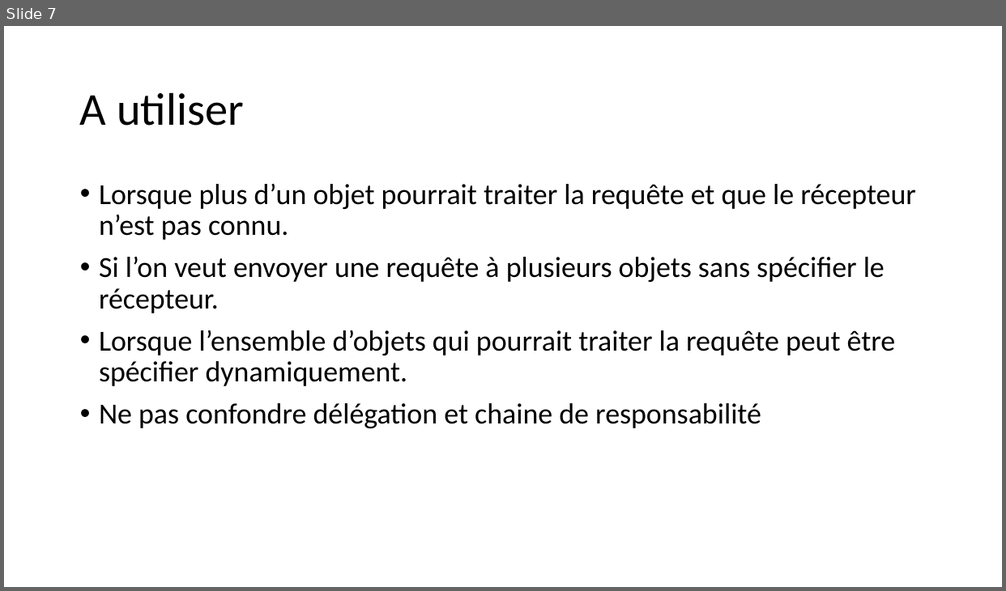
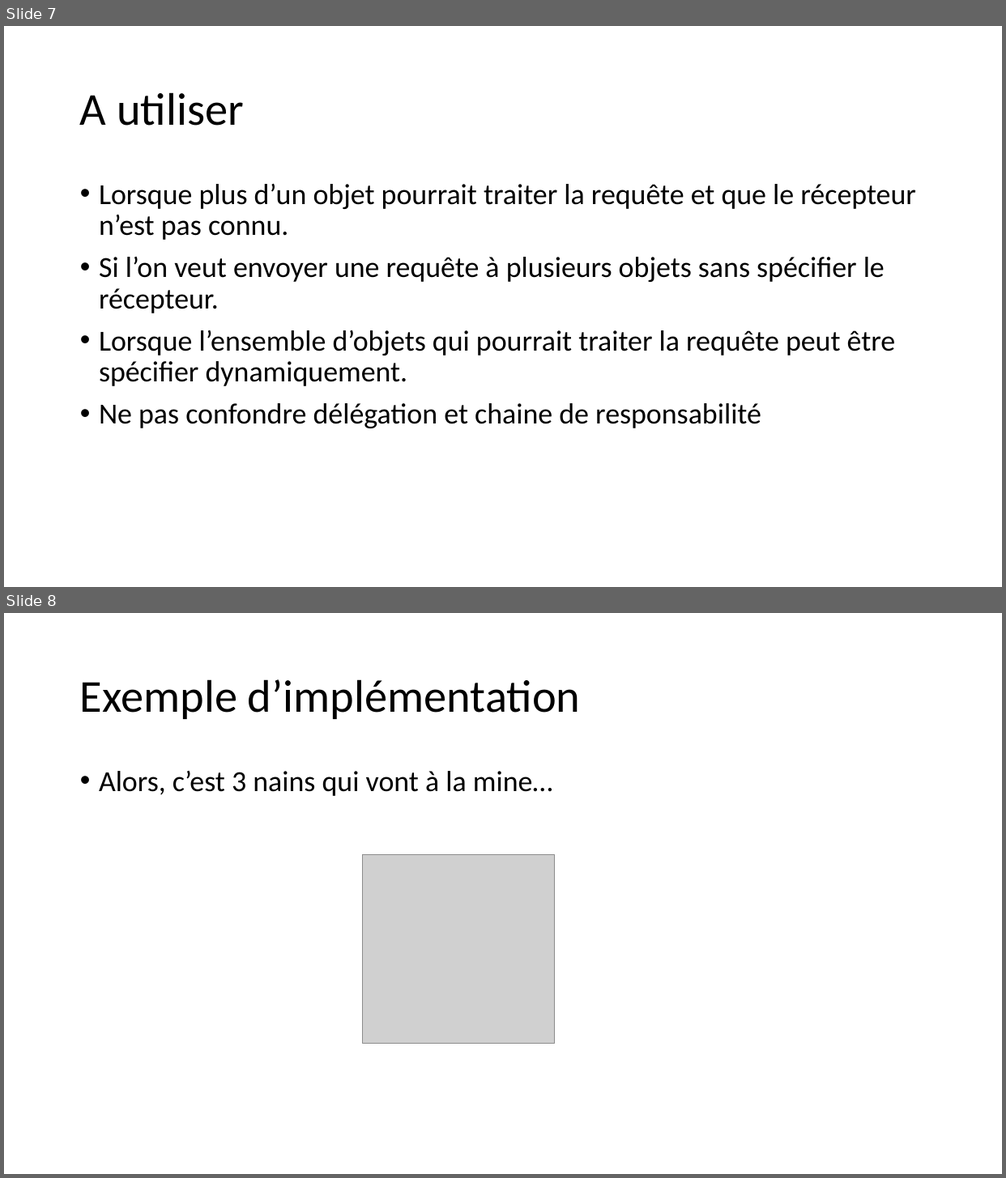
Before and after one commit to FontaineRiant/CoRe, a slide deck: presentation/chaine_responsabilite.pptx. Shown one above the other, each under a label of ours: slide 7 before the commit, slides 7 and 8 after it. The pictures are 1006x591 and 1006x1178 pixels, drawn with LibreOffice and Linux fonts; fonts in the diff are those of the drawing; grey boxes stand for pictures. Boxes give left, top, right and bottom in pixels: in the first picture for what was removed or moved away, otherwise in the second. Text is boxed around its words. In the diff, an @@ line names an element or a change of style, - is before the commit and + after.

```diff
--- a/presentation/chaine_responsabilite.pptx
+++ b/presentation/chaine_responsabilite.pptx
@@ slide 8 added at <box>4,613,1002,1174</box>, background #FFFFFF @@
@@ title added at <box>80,679,580,719</box>, 44 pt, text #000000 @@
+Exemple d’implémentation
@@ text added at <box>99,771,552,796</box>, 28 pt, text #000000 @@
+• Alors, c’est 3 nains qui vont à la mine…
@@ picture added at <box>363,855,554,1043</box> @@
```
Also in this commit, not shown: 1 slide changed, 1 other slide added, 4 slides removed, 1 other file.
